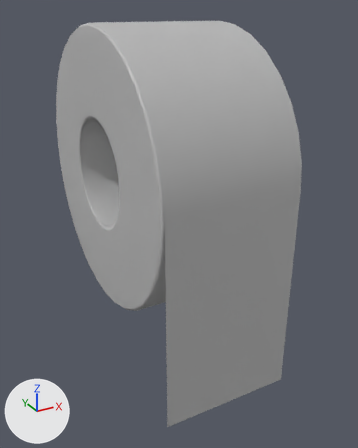
What one commit did to the FBX model Assets/Games/Toilet Paper/Models/ToiletPaper_Roll.fbx.
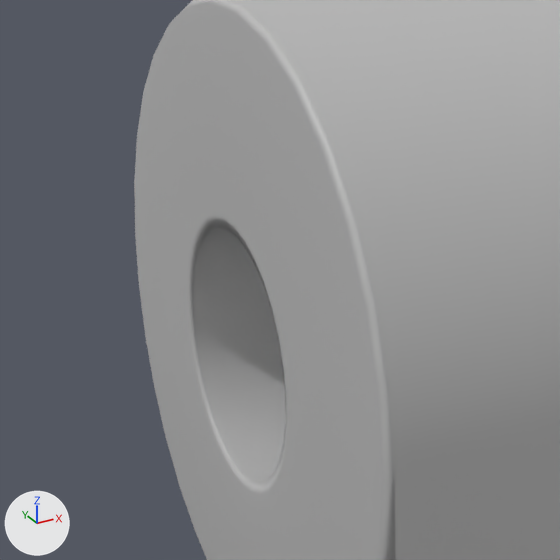
Old and new are each drawn whole from a 50 mm lens placed at (-0.165, -0.329, 0.111), pointed at (0.008, -0.014, -0.046) and again close up on the part from 0% to 65% of the width and 6% to 58% of the height. Every picture has the same lights, and +X, +Y and +Z are marked at lower left. Where no turn or scale is listed for an object, it has been applied to the vertices.

The first close-up shows 'Toilet_Paper_Roll', 'Toilet_Paper_Sheet'.
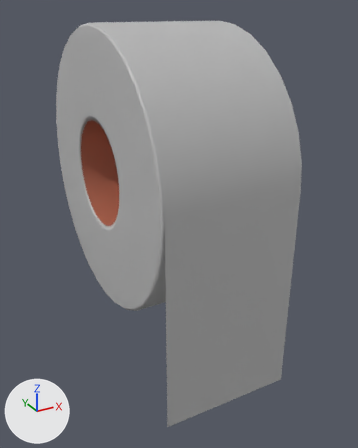
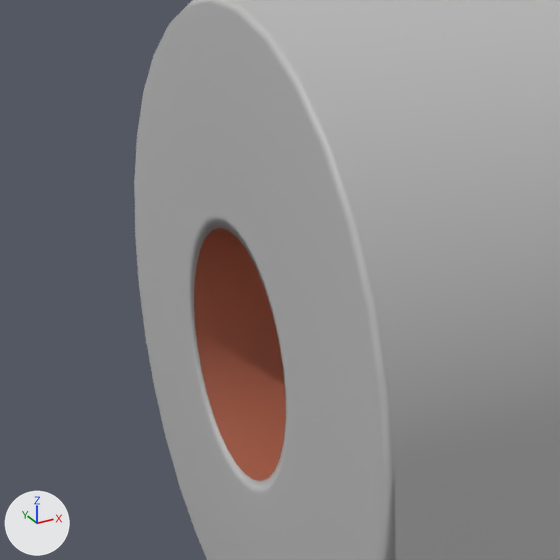
The change, as a diff of the scene's bpy script:
```diff
--- a/Assets/Games/Toilet Paper/Models/ToiletPaper_Roll.fbx.py
+++ b/Assets/Games/Toilet Paper/Models/ToiletPaper_Roll.fbx.py
@@ mat_static_tp @@
+mat_static_tp = principled_material('Static_Tp')
+mat_static_tp.base_color = (0.5, 0.5, 0.5)  # grey #bcbcbc
@@ mat_tp_roll @@
+mat_tp_roll = principled_material('TP_Roll')
+mat_tp_roll.base_color = (0.44, 0.133, 0.0776)  # brown #b1664f
@@ me_mesh_001 @@
 me_mesh_001.from_pydata(...)  # 256 vertices, 256 faces; spans x -0.052..0.052, y -0.101..0.101, z -0.101..0.101
 # used by ob_toilet_paper_roll; location = (0.0, 0.0, 0.0)
+# me_mesh_001 part 1: all 32 faces centred in x 0.0, y -0.038..0.038, z -0.038..0.038 switch from mat_lambert1 (grey #bcbcbc) to mat_tp_roll (brown #b1664f)
+me_mesh_001.materials.append(mat_static_tp)  # grey #bcbcbc
```

Location of each change, [x1, y1, x2, y2] in pixels of the close-ups (560 x 560 px):
part 1 of me_mesh_001, recoloured (grey to brown): [194, 228, 286, 481] in both
